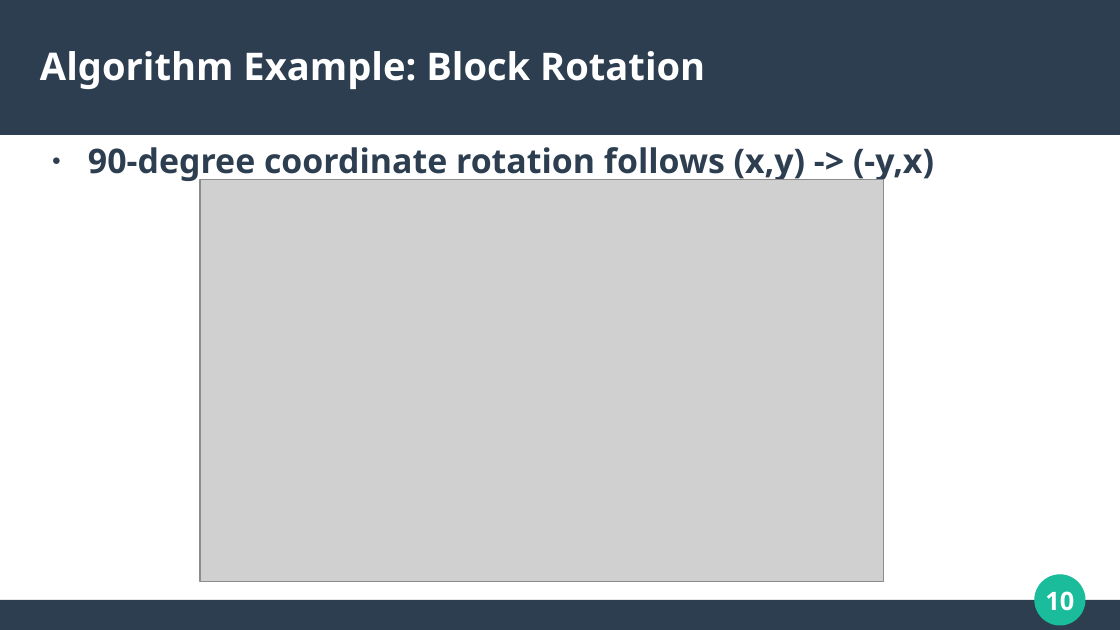
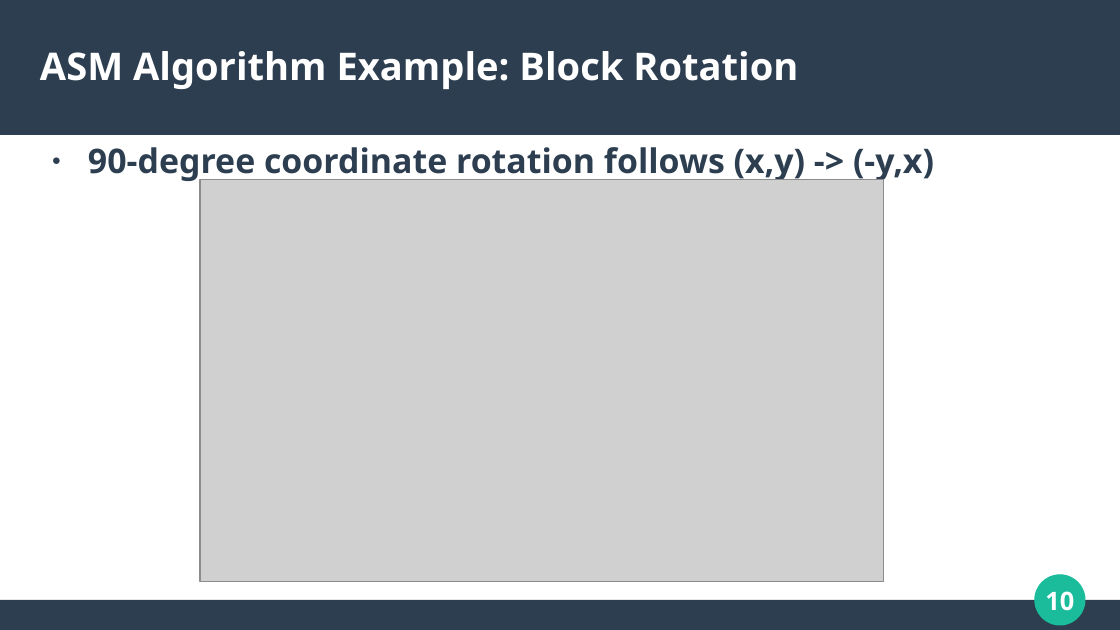
Before and after one commit to MKP157/mattris-asm, a slide deck: slide 10 of pres/cs2253pres.odp. Drawn at 1120x630 pixels with LibreOffice and Linux fonts; fonts in the diff are those of the drawing; grey boxes stand for pictures. Boxes give left, top, right and bottom in pixels: in the first picture for what was removed or moved away, otherwise in the second. Text is boxed around its words. In the diff, an @@ line names an element or a change of style, - is before the commit and + after.

```diff
--- a/pres/cs2253pres.odp
+++ b/pres/cs2253pres.odp
@@ title at [40,51,798,89]: text changed @@
-Algorithm Example: Block Rotation
+ASM Algorithm Example: Block Rotation
```
Also in this commit, not shown: 3 other slides changed, 2 slides added, 1 slide removed, 4 other files.
